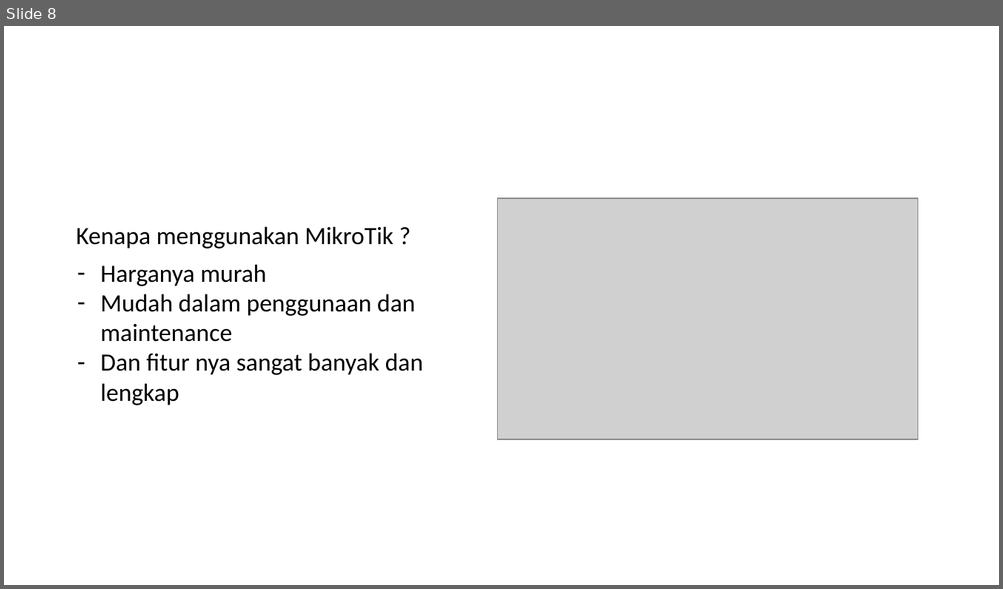
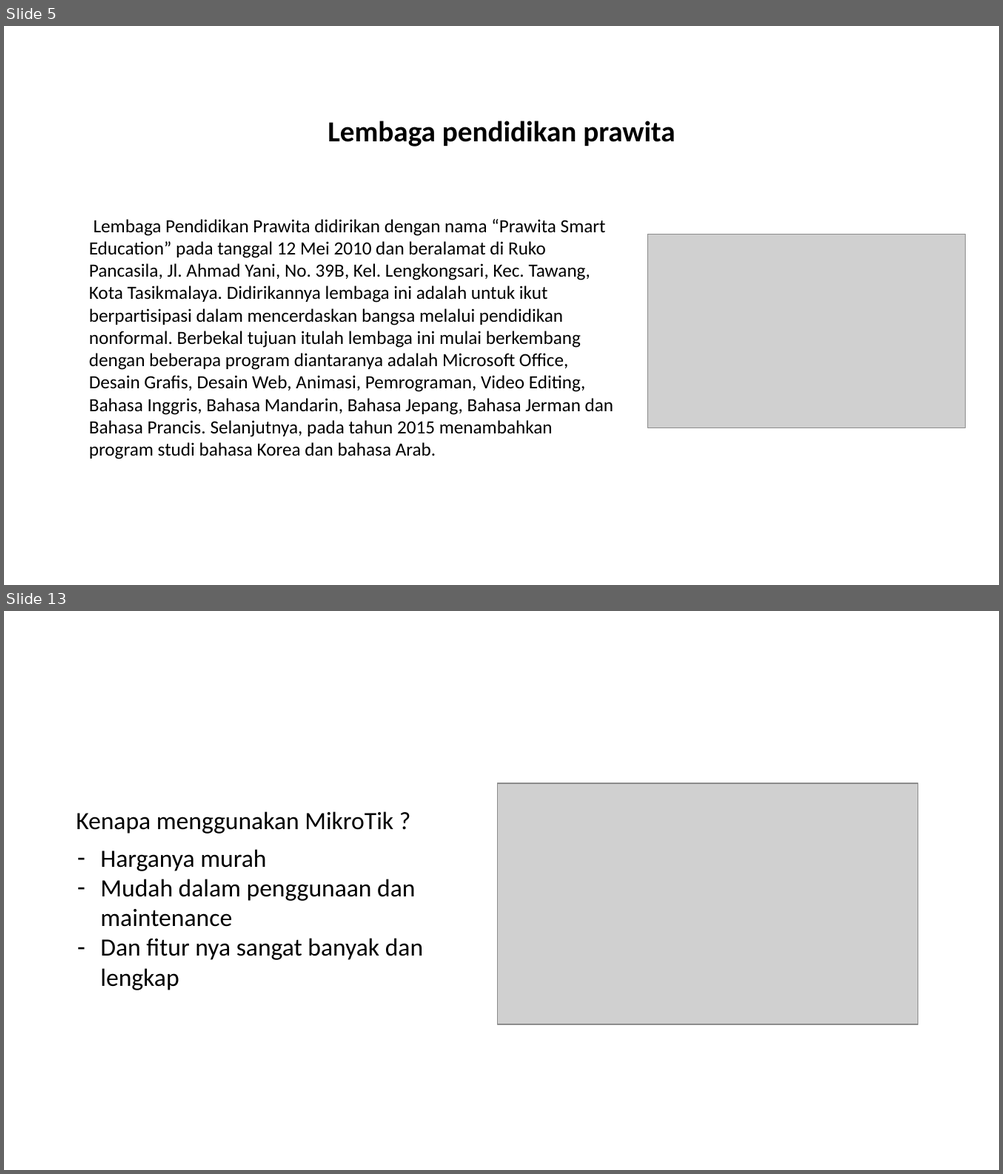
Before and after one commit to wisnushaputra/private-repo, a slide deck: Wisnu.pptx. Shown one above the other, each under a label of ours: slide 8 before the commit, slides 5 and 13 after it; the slides between them are not shown. The pictures are 1003x589 and 1003x1174 pixels, drawn with LibreOffice and Linux fonts; fonts in the diff are those of the drawing; grey boxes stand for pictures. Boxes give left, top, right and bottom in pixels: in the first picture for what was removed or moved away, otherwise in the second. Text is boxed around its words. In the diff, an @@ line names an element or a change of style, - is before the commit and + after.

```diff
--- a/Wisnu.pptx
+++ b/Wisnu.pptx
@@ slide 5 added at bbox=[4, 26, 999, 585], background #FFFFFF @@
@@ text added at bbox=[327, 121, 674, 147], 28 pt, text #000000, bold @@
+Lembaga pendidikan prawita
@@ text added at bbox=[89, 219, 614, 460], 18 pt, text #000000 @@
+Lembaga Pendidikan Prawita didirikan dengan nama “Prawita Smart Education” pada tanggal 12 Mei 2010 dan beralamat di Ruko Pancasila, Jl. Ahmad Yani, No. 39B, Kel. Lengkongsari, Kec. Tawang, Kota Tasikmalaya. Didirikannya lembaga ini adalah untuk ikut berpartisipasi dalam mencerdaskan bangsa melalui pendidikan nonformal. Berbekal tujuan itulah lembaga ini mulai berkembang dengan beberapa program diantaranya adalah Microsoft Office, Desain Grafis, Desain Web, Animasi, Pemrograman, Video Editing, Bahasa Inggris, Bahasa Mandarin, Bahasa Jepang, Bahasa Jerman dan Bahasa Prancis. Selanjutnya, pada tahun 2015 menambahkan program studi bahasa Korea dan bahasa Arab.
@@ picture added at bbox=[647, 235, 965, 428] @@
@@ what was slide 8 is now slide 13 @@
```
Also in this commit, not shown: 5 slides changed, 8 other slides added, 2 slides removed, 1 other file.
